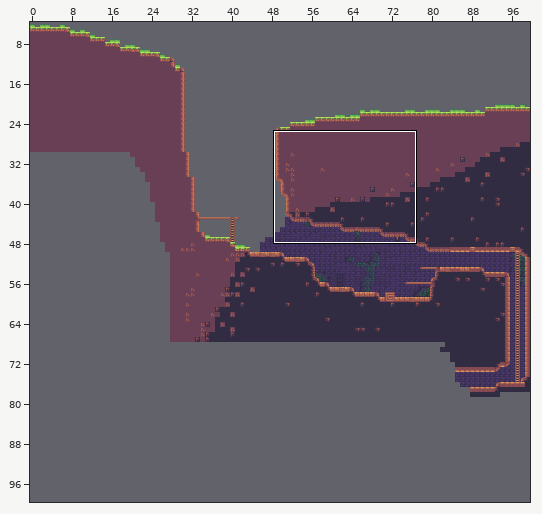
Two states of a Tiled map, Assets/~Sunnyland/LevelSettings/Level_01.tmx. The first picture is a wide view before the edit; the outline marks the close-up.
Close-up. First the earlier version:
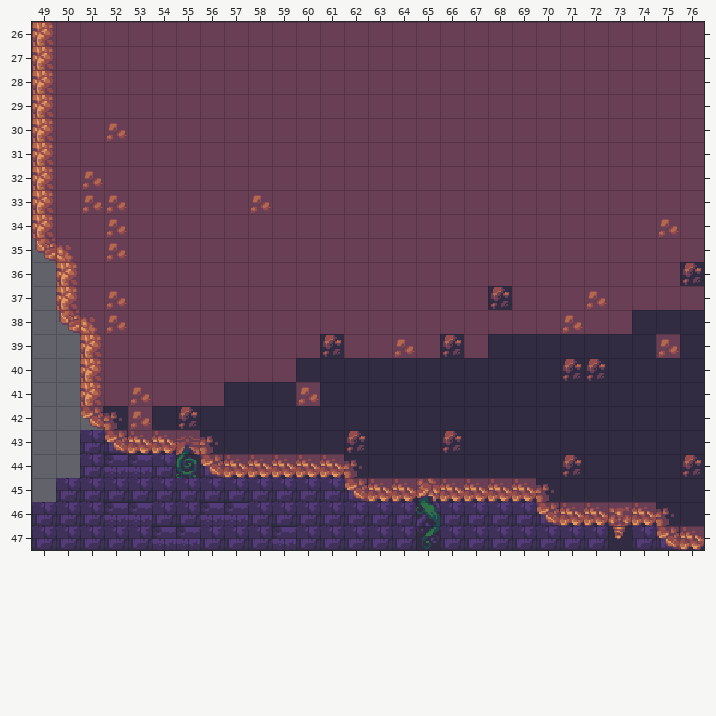
Cells are 16x16 px. Shown: x 49..76, y 26..47. The commit also changed other parts of the map, which this record leaves out.
Once edited:
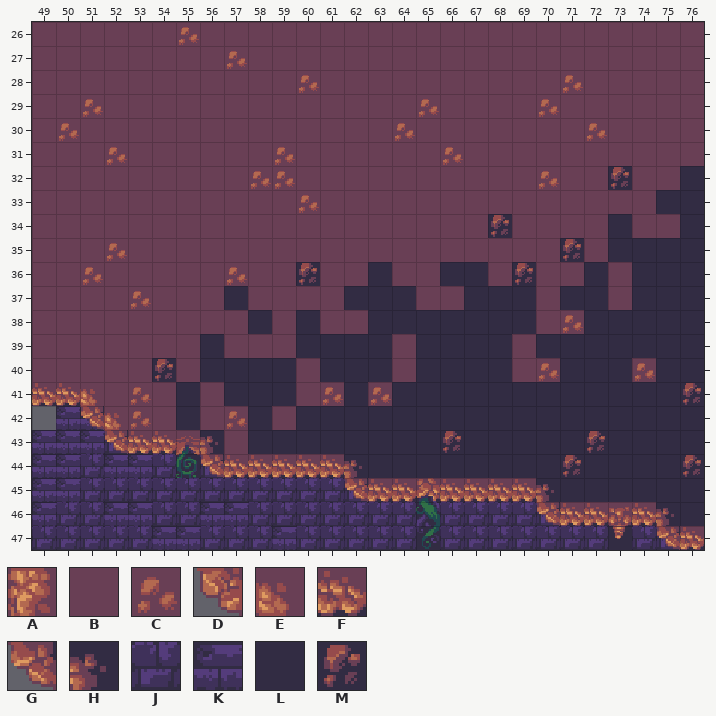
Key: from "SunnyLand": A 76, B 78, C 182, D 251, E 252, F 338, G 376, H 377, J 411, K 418, L 452, M 467.
_ is an empty cell.
Tiles replaced or removed in this view: A, B, C, D, E, G, H, J, L, M.
Tiles of an added or newly shown layer are drawn over the layers below it.
From old to new:
Changed rows in their new state; . is an unchanged cell.
Layer "Group 1/Background" (removed):
first column x 49:
43 .._
45 ._.
46 _..
Layer "Group 1/Ground" (removed):
first column x 49:
26 _....._.....................
27 _......._...................
28 _.........._.........._.....
29 _._............._...._......
30 __._..........._......._....
31 _.._......_......_..........
32 _._......__.........._.._.._
33 _.__....._._..............__
34 _.._..............._...._.__
35 __...................._.____
36 .__....._.._.._..__._.._.___
37 ._.__..._....___..___.__.___
38 .___....._._.._______..__...
39 .._...._...________._....._.
40 .._.._._____..._....____._..
41 .._..._....__._............_
42 ..__.____._.................
43 ........_...._........._....
Layer "Background" (added):
first column x 49:
42 .KK
43 KKK
44 KK.
45 KK.
46 K..
Layer "Ground" (added):
first column x 49:
26 B.....C.....................
27 B.......C...................
28 B..........C..........C.....
29 B.C.............C....C......
30 BC.B...........C.......C....
31 B..C......C......C..........
32 B.B......CC..........C..M..L
33 B.BB.....B.C..............LL
34 B..B...............M....L.BL
35 BB....................M.LLLL
36 BBC.....C..M..L..LL.M..L.LLL
37 BB.BC...L....LLL..LLL.LL.LLL
38 BBBB.....L.L..LLLLLLL..LL...
39 BBB....L...LLLLBLLL.B.....L.
40 BBB..M.LLLLB...B....BCLL.C..
41 FFE...L....BC.C............M
42 ..GE.BLBC.B.................
43 ........B....L.........M....
Changed places in both close-ups, as pixel boxes (x1, y1, x2, y2):
changed: (32, 22, 151, 526)
changed: (179, 27, 199, 45)
changed: (227, 51, 247, 69)
changed: (299, 75, 319, 93)
changed: (539, 75, 583, 117)
changed: (395, 99, 439, 141)
changed: (587, 123, 607, 141)
changed: (152, 147, 704, 454)
